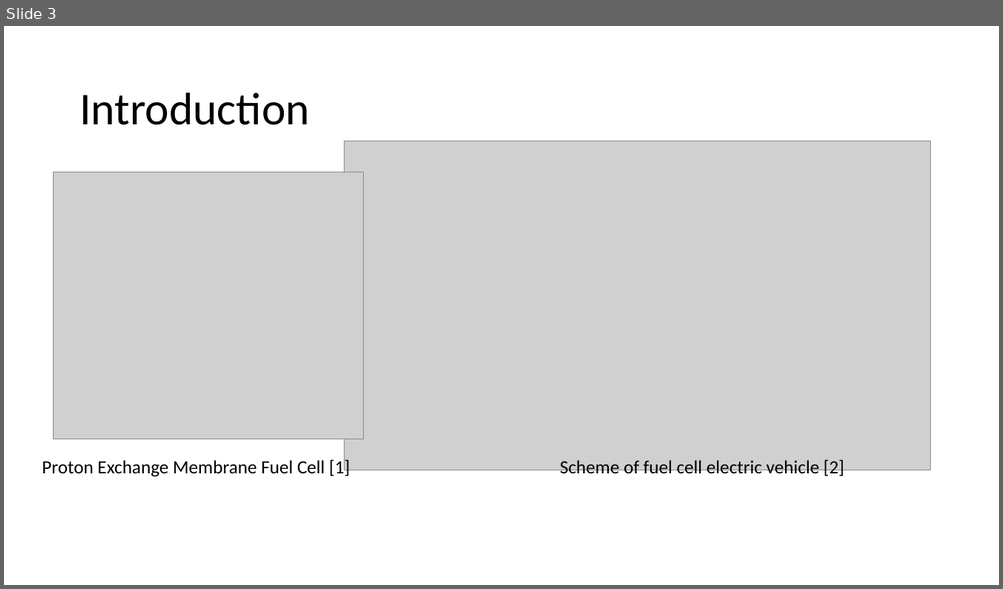
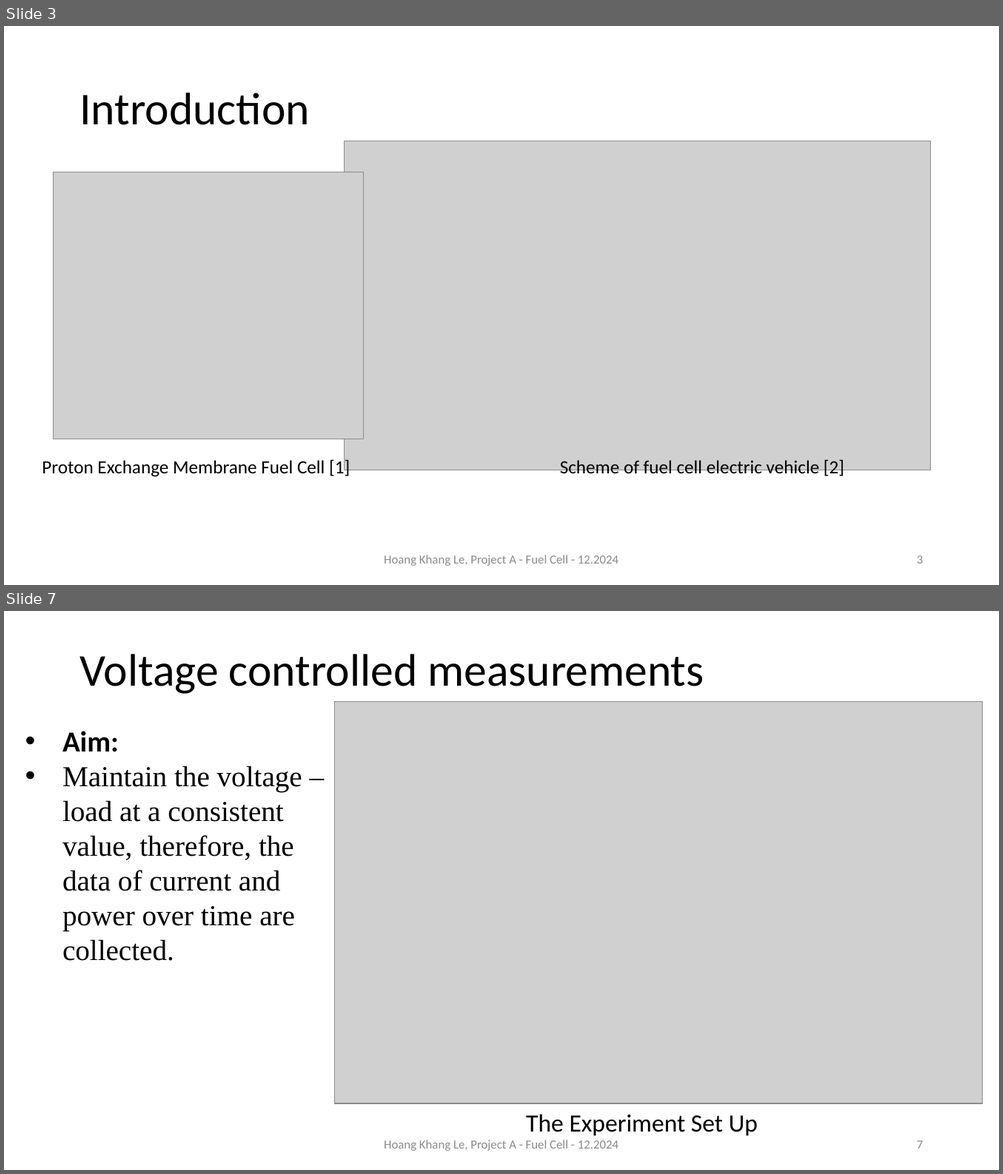
Before and after one commit to alpha7894550/ProjectA_fuelCell, a slide deck: Presentation_fuel_cell_project_khang.pptx. Shown one above the other, each under a label of ours: slide 3 before the commit, slides 3 and 7 after it; the slides between them are not shown. The pictures are 1003x589 and 1003x1174 pixels, drawn with LibreOffice and Linux fonts; fonts in the diff are those of the drawing; grey boxes stand for pictures. Boxes give left, top, right and bottom in pixels: in the first picture for what was removed or moved away, otherwise in the second. Text is boxed around its words. In the diff, an @@ line names an element or a change of style, - is before the commit and + after.

```diff
--- a/Presentation_fuel_cell_project_khang.pptx
+++ b/Presentation_fuel_cell_project_khang.pptx
@@ slide 7 added at box(4, 611, 999, 1170), background #FFFFFF @@
@@ title added at box(79, 654, 703, 694), 44 pt, text #000000 @@
+Voltage controlled measurements
@@ picture added at box(335, 701, 982, 1104) @@
@@ text added at box(62, 731, 302, 961), 28 pt, text #000000 @@
+• Aim:
+• Maintain the voltage – load at a consistent value, therefore, the data of current and power over time are collected.
@@ text added at box(526, 1114, 757, 1136), 24 pt, text #000000 @@
+The Experiment Set Up
@@ text added at box(384, 1140, 618, 1151), 12 pt, text #8C8C8C @@
+Hoang Khang Le, Project A - Fuel Cell - 12.2024
@@ page number added at box(916, 1141, 922, 1149), 12 pt, text #8C8C8C @@
+7
@@ slide 3 changed as well @@
@@ text added at box(384, 555, 618, 566), 12 pt, text #8C8C8C @@
+Hoang Khang Le, Project A - Fuel Cell - 12.2024
@@ page number added at box(916, 556, 922, 564), 12 pt, text #8C8C8C @@
+3
```
Also in this commit, not shown: 5 other slides changed, 12 other slides added, 2 slides removed, 4 other files.
